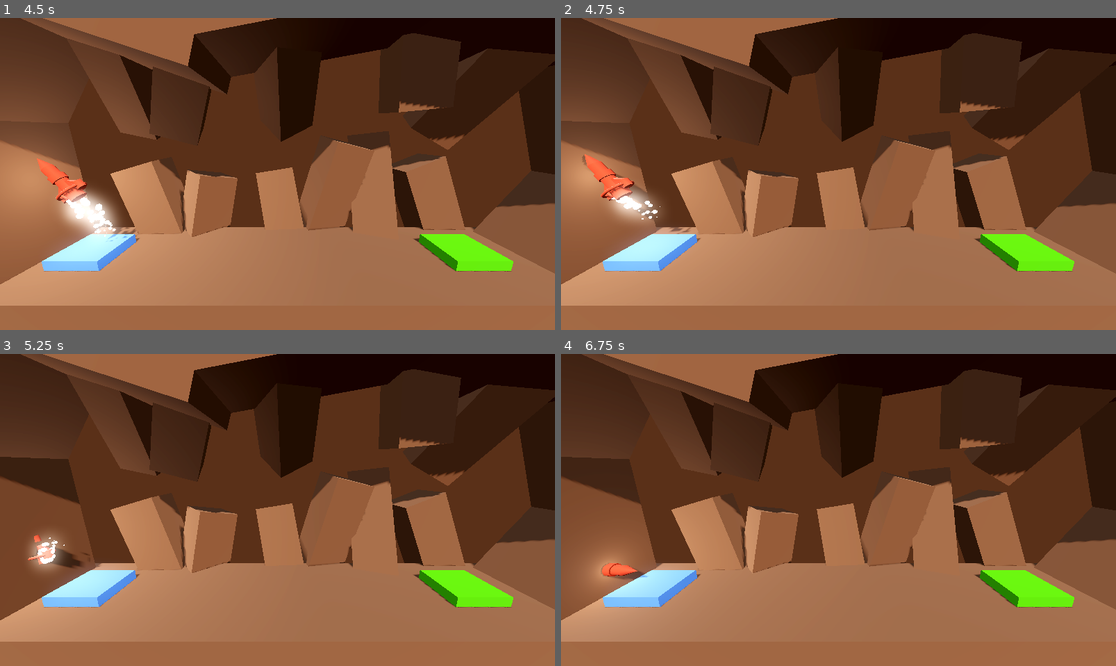
Above: before the commit, frames 1-4 (two rows, left to right).
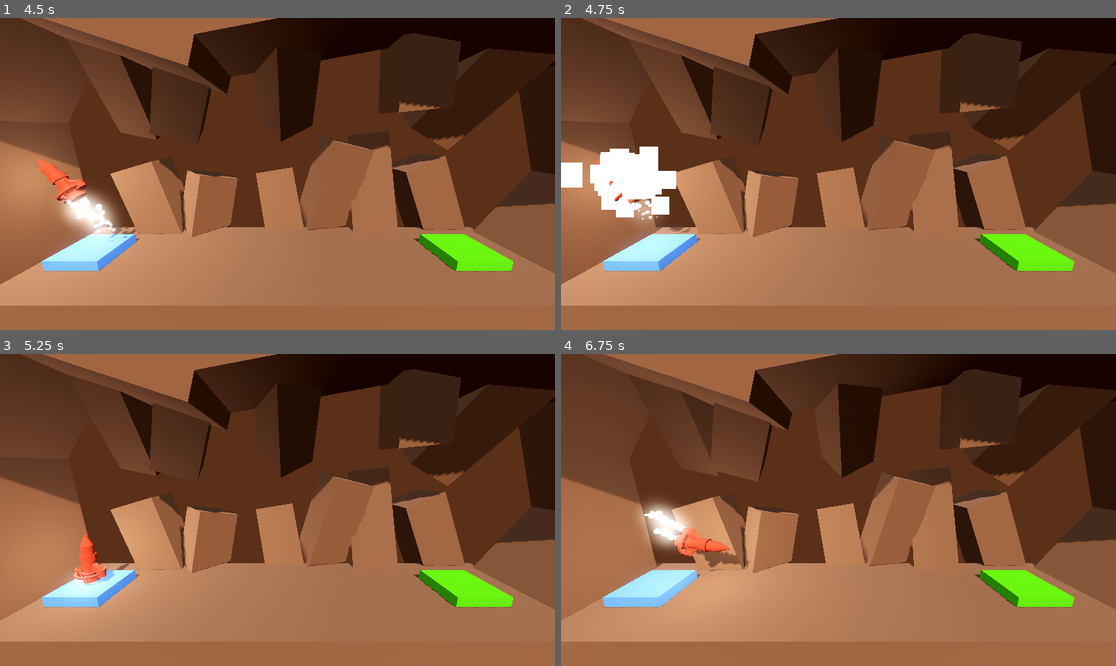
Above: after the commit, the same moments.

Repository: SugarF0x/boost-3d
Game: Godot game, scene res://Level/level.tscn
Same seed, same stepped clock (60 frames per second), same inputs: the game is played once before the commit and once after it. Sound files missing from this copy of the repository are replaced by a short silence.
Inputs:
- Up to frame 1 (4.5 s): tap Enter at 0.5 s; hold Space (boost) 0.53-1.28 s; hold D (rotate_right) 0.53-2.03 s; tap Space (boost) at 1.35, 2.85, 4.35 s; hold Space (boost) 2.03-2.78 s; hold A (rotate_left) 2.03-4.28 s; hold Space (boost) 3.53-4.28 s; hold D (rotate_right) from 4.28 s (still down)
- Up to frame 2 (4.75 s): keep holding D (rotate_right)
- Up to frame 3 (5.25 s): keep holding D (rotate_right); hold Space (boost) from 5.03 s (still down)
- Up to frame 4 (6.75 s): keep holding D (rotate_right); release Space (boost) at 5.78 s; tap Space (boost) at 5.85 s; hold Space (boost) from 6.53 s (still down)

Frame 1 is identical in both runs. In frame 2, 2.8% of the frame differs, in the area x 0-23%, y 41-69%; in frame 3, 7.2%; in frame 4, 21%, in the area x 0-63%, y 0-92%.

Commit message:
add missing collision

Diff:
--- a/Level/level_base.tscn
+++ b/Level/level_base.tscn
@@ -28,91 +28,109 @@
 
 [node name="Wall" type="CSGBox3D" parent="Shapes"]
 transform = Transform3D(0.0493206, 0.998783, 0, -0.998783, 0.0493206, 0, 0, 0, 1, -11.2899, 5.22602, 0)
+use_collision = true
 size = Vector3(10, 4, 4)
 material = SubResource("StandardMaterial3D_a04hm")
 
 [node name="Wall2" type="CSGBox3D" parent="Shapes"]
 transform = Transform3D(-0.567111, 0.823642, 0, -0.823642, -0.567111, 0, 0, 0, 1, -10.4579, 11.4561, 0)
+use_collision = true
 size = Vector3(10, 4, 4)
 material = SubResource("StandardMaterial3D_a04hm")
 
 [node name="Wall3" type="CSGBox3D" parent="Shapes"]
 transform = Transform3D(-0.567111, 0.823642, 0, -0.823642, -0.567111, 0, 0, 0, 1, 13.4505, 5.59766, 0)
+use_collision = true
 size = Vector3(10, 4, 4)
 material = SubResource("StandardMaterial3D_a04hm")
 
 [node name="Wall4" type="CSGBox3D" parent="Shapes"]
 transform = Transform3D(0.380925, 0.924606, 0, -0.924606, 0.380925, 0, 0, 0, 1, 13.4505, 9.07018, 0)
+use_collision = true
 size = Vector3(10, 4, 4)
 material = SubResource("StandardMaterial3D_a04hm")
 
 [node name="Backwall" type="CSGBox3D" parent="Shapes"]
 transform = Transform3D(0.380925, 0.924606, -1.73038e-08, -0.924114, 0.380722, 0.0326318, 0.0301716, -0.0124303, 0.999467, 8.37062, 4.58957, -3.20039)
+use_collision = true
 size = Vector3(6, 2, 2)
 material = SubResource("StandardMaterial3D_a04hm")
 
 [node name="Backwall7" type="CSGBox3D" parent="Shapes"]
 transform = Transform3D(-0.413392, 0.307606, 0.857022, -0.79887, 0.329124, -0.503472, -0.436937, -0.89278, 0.109681, 8.59731, 11.3526, -1.65017)
+use_collision = true
 size = Vector3(6, 2, 2)
 material = SubResource("StandardMaterial3D_a04hm")
 
 [node name="Backwall8" type="CSGBox3D" parent="Shapes"]
 transform = Transform3D(0.0949399, 0.075481, 0.992617, -0.994242, 0.0569765, 0.0907628, -0.0497049, -0.995518, 0.0804557, 5.59103, 12.8458, -1.65017)
+use_collision = true
 size = Vector3(6, 2, 2)
 material = SubResource("StandardMaterial3D_a04hm")
 
 [node name="Backwall9" type="CSGBox3D" parent="Shapes"]
 transform = Transform3D(0.0443145, -0.552552, 0.8323, -0.721884, 0.558201, 0.409017, -0.690594, -0.61895, -0.374142, 0.318366, 11.5876, -1.65017)
+use_collision = true
 size = Vector3(6, 2, 2)
 material = SubResource("StandardMaterial3D_a04hm")
 
 [node name="Backwall10" type="CSGBox3D" parent="Shapes"]
 transform = Transform3D(-0.375967, -0.134696, 0.916791, -0.853428, 0.435761, -0.28596, -0.360984, -0.889927, -0.278785, -3.69203, 11.5876, -1.65017)
+use_collision = true
 size = Vector3(6, 2, 2)
 material = SubResource("StandardMaterial3D_a04hm")
 
 [node name="Backwall11" type="CSGBox3D" parent="Shapes"]
 transform = Transform3D(-0.057268, -0.969357, 0.238886, -0.836774, 0.177117, 0.51811, -0.544544, -0.170223, -0.821277, -6.29428, 11.7735, -1.65017)
+use_collision = true
 size = Vector3(6, 2, 2)
 material = SubResource("StandardMaterial3D_a04hm")
 
 [node name="Backwall2" type="CSGBox3D" parent="Shapes"]
 transform = Transform3D(0.00059031, 0.938865, -0.344284, -0.933754, 0.123742, 0.335844, 0.357914, 0.321278, 0.876743, 5.08127, 5.73384, -3.20039)
+use_collision = true
 size = Vector3(6, 2, 2)
 material = SubResource("StandardMaterial3D_a04hm")
 
 [node name="Backwall3" type="CSGBox3D" parent="Shapes"]
 transform = Transform3D(-0.251368, 0.94297, 0.218224, -0.965462, -0.228316, -0.125516, -0.0685336, -0.242238, 0.967793, 2.73475, 5.50757, -3.20039)
+use_collision = true
 size = Vector3(6, 2, 2)
 material = SubResource("StandardMaterial3D_a04hm")
 
 [node name="Backwall4" type="CSGBox3D" parent="Shapes"]
 transform = Transform3D(0.175276, 0.981415, 0.078119, -0.931071, 0.139449, 0.337136, 0.319976, -0.131826, 0.938209, 0.272809, 3.79586, -3.20039)
+use_collision = true
 size = Vector3(6, 2, 2)
 material = SubResource("StandardMaterial3D_a04hm")
 
 [node name="Backwall5" type="CSGBox3D" parent="Shapes"]
 transform = Transform3D(-0.165214, 0.752768, 0.637216, -0.976986, -0.213301, -0.00132674, 0.13492, -0.62277, 0.770684, -4.00945, 3.79586, -2.79875)
+use_collision = true
 size = Vector3(6, 2, 2)
 material = SubResource("StandardMaterial3D_a04hm")
 
 [node name="Backwall6" type="CSGBox3D" parent="Shapes"]
 transform = Transform3D(0.281239, 0.958853, 0.0388099, -0.959602, 0.280647, 0.0200646, 0.008347, -0.042885, 0.999045, -5.98559, 4.43708, -2.73093)
+use_collision = true
 size = Vector3(6, 2, 2)
 material = SubResource("StandardMaterial3D_a04hm")
 
 [node name="Ceiling" type="CSGBox3D" parent="Shapes"]
 transform = Transform3D(-0.95475, -0.297408, 0, 0.297408, -0.95475, 0, 0, 0, 1, -6.40924, 13.9673, 0)
+use_collision = true
 size = Vector3(10, 4, 4)
 material = SubResource("StandardMaterial3D_a04hm")
 
 [node name="Ceiling2" type="CSGBox3D" parent="Shapes"]
 transform = Transform3D(-0.986037, 0.166528, 0, -0.166528, -0.986037, 0, 0, 0, 1, 1.26102, 13.8614, 0)
+use_collision = true
 size = Vector3(10, 4, 4)
 material = SubResource("StandardMaterial3D_a04hm")
 
 [node name="Ceiling3" type="CSGBox3D" parent="Shapes"]
 transform = Transform3D(-0.98167, -0.190586, 0, 0.190586, -0.98167, 0, 0, 0, 1, 8.50699, 13.7845, 0)
+use_collision = true
 size = Vector3(10, 4, 4)
 material = SubResource("StandardMaterial3D_a04hm")
 
